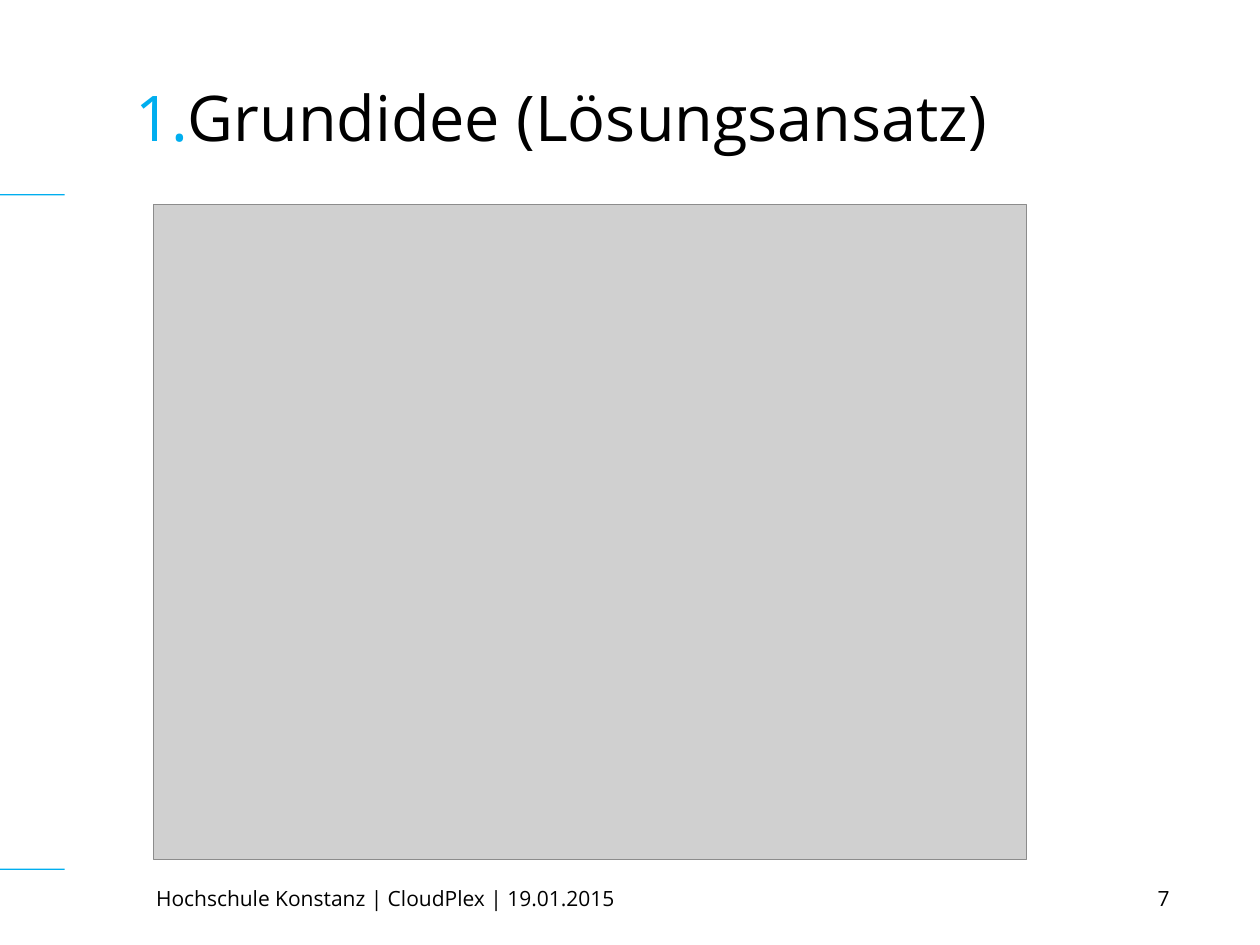
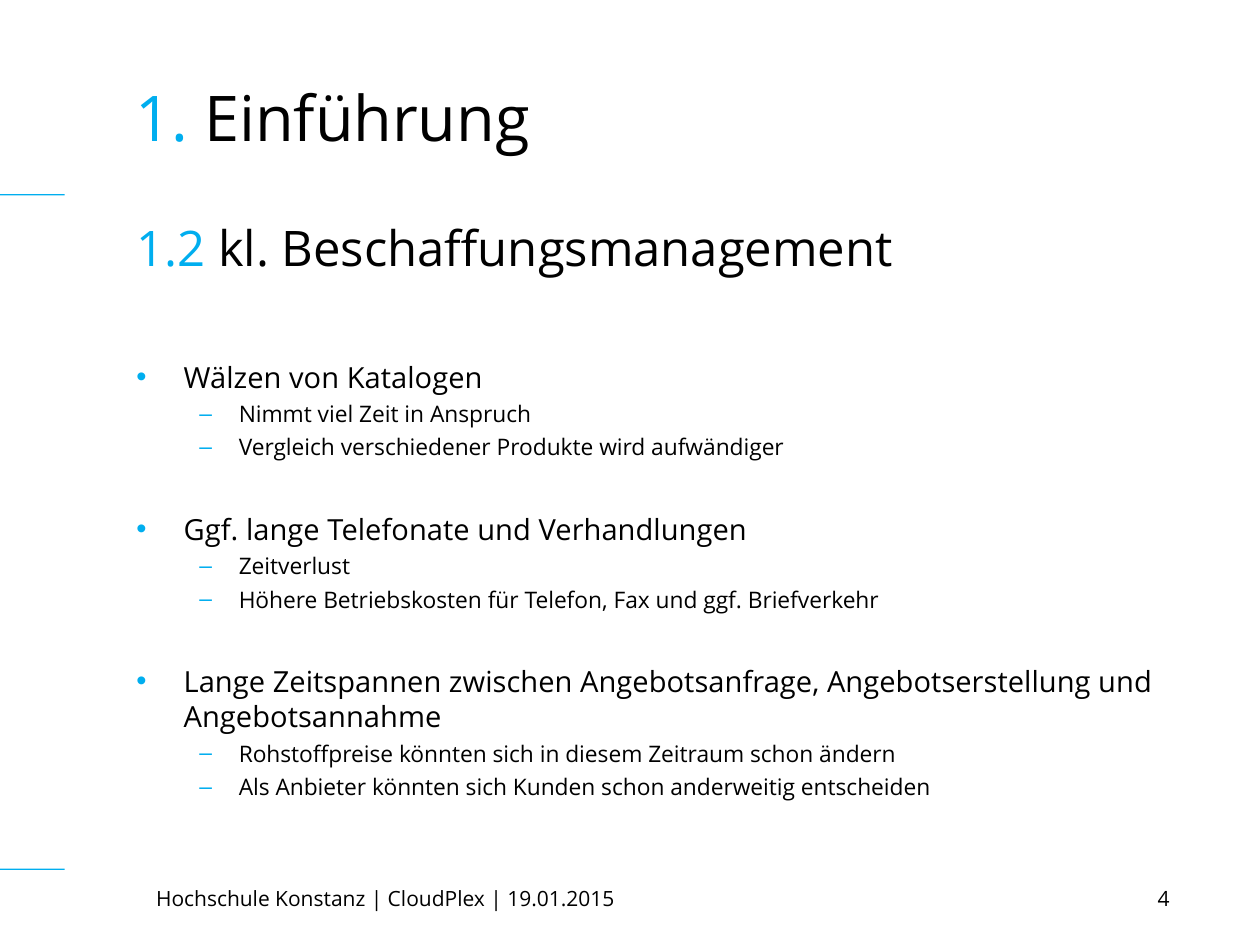
Before and after one commit to TuemmlerKon/web-tech, a slide deck: slide 4 of praesentation/WebTech (Final).ppt (slide 7 before the commit). Drawn at 1260x945 pixels with LibreOffice and Linux fonts; fonts in the diff are those of the drawing; grey boxes stand for pictures. Boxes give left, top, right and bottom in pixels: in the first picture for what was removed or moved away, otherwise in the second. Text is boxed around its words. In the diff, an @@ line names an element or a change of style, - is before the commit and + after.

```diff
--- a/praesentation/WebTech (Final).ppt
+++ b/praesentation/WebTech (Final).ppt
@@ title at <box>135,92,529,156</box>: text changed @@
-1.Grundidee (Lösungsansatz)
+1. Einführung
@@ picture removed at <box>154,204,1027,859</box> @@
@@ text added at <box>136,228,893,278</box>, 28 pt, text #000000 @@
+1.2 kl. Beschaffungsmanagement
@@ text added at <box>184,366,1152,801</box>, 12.9 pt, text #000000 @@
+• Wälzen von Katalogen
+  – Nimmt viel Zeit in Anspruch
+  – Vergleich verschiedener Produkte wird aufwändiger
+• Ggf. lange Telefonate und Verhandlungen
+  – Zeitverlust
+  – Höhere Betriebskosten für Telefon, Fax und ggf. Briefverkehr
+• Lange Zeitspannen zwischen Angebotsanfrage, Angebotserstellung und Angebotsannahme
+  – Rohstoffpreise könnten sich in diesem Zeitraum schon ändern
+  – Als Anbieter könnten sich Kunden schon anderweitig entscheiden
@@ page number at <box>1158,891,1170,906</box>: text changed @@
-7
+4
```
Also in this commit, not shown: 3 other slides changed, 1 slide added, 8 slides removed.
